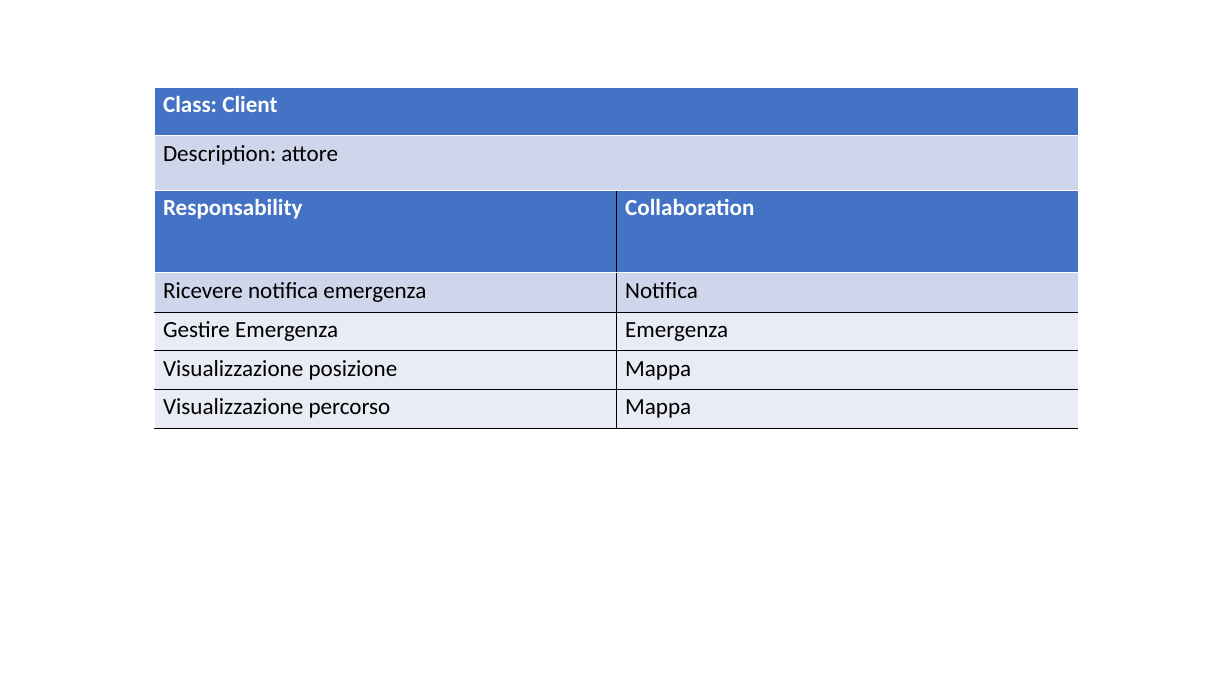
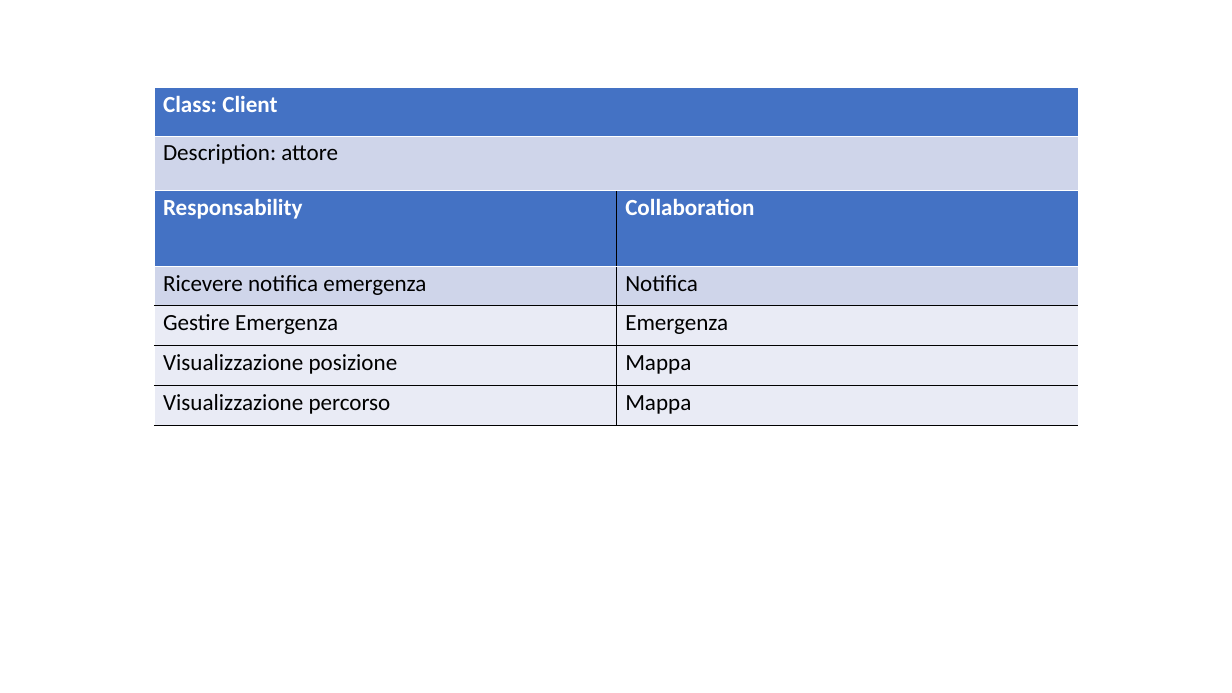
Before and after one commit to ecorradini/ProgettoIDS, a slide deck: slide 1 of AnalisiRequisiti/CRC/UT4/CRC_UT4.ppt. Drawn at 1232x693 pixels with LibreOffice and Linux fonts; fonts in the diff are those of the drawing. Boxes give left, top, right and bottom in pixels: in the first picture for what was removed or moved away, otherwise in the second. Text is boxed around its words. In the diff, an @@ line names an element or a change of style, - is before the commit and + after.

```diff
--- a/AnalisiRequisiti/CRC/UT4/CRC_UT4.ppt
+++ b/AnalisiRequisiti/CRC/UT4/CRC_UT4.ppt
@@ table at [154, 189, 1078, 428] @@
@@ line spacing 0.94 to 0.92 @@
@@ borders changed @@
```
Also in this commit, not shown: 9 other slides changed, 1 other file.
